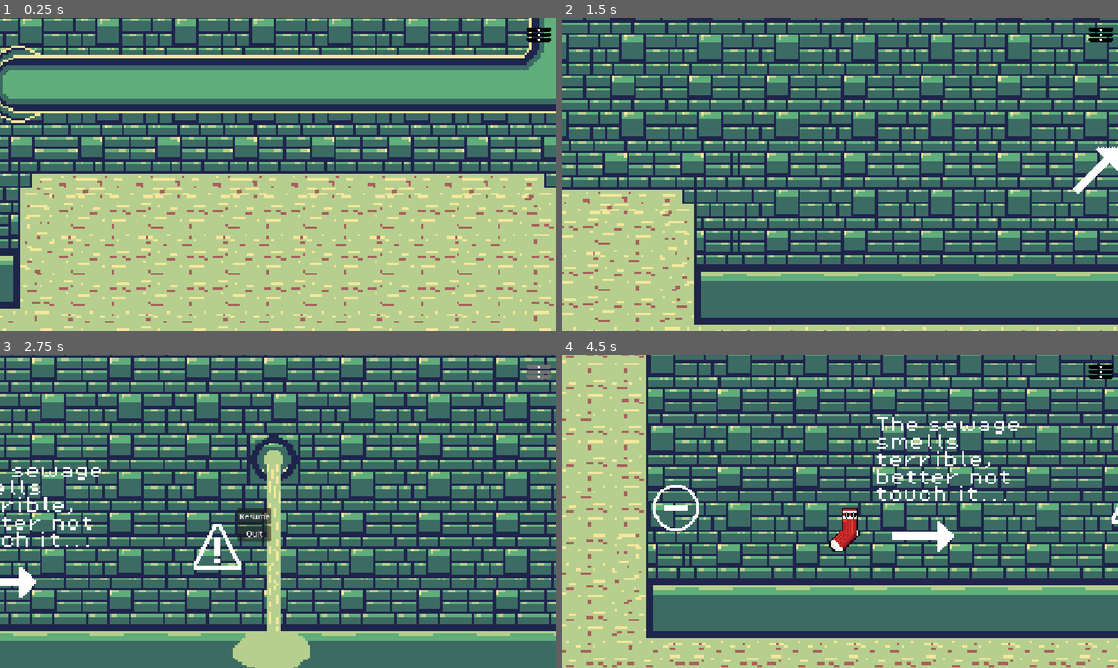
Above: before the commit, frames 1-4 (two rows, left to right).
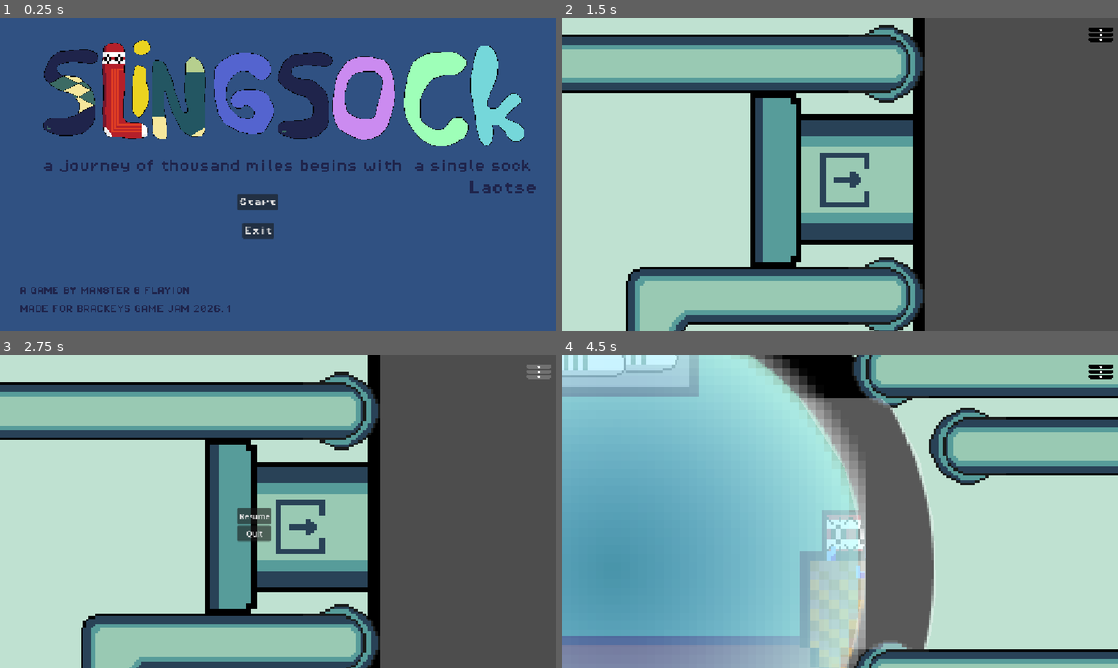
Above: after the commit, the same moments.

Repository: mps2209/slingsock
Game: Godot game, scene res://scenes/start_screen.tscn
Two runs of this game, one before a commit and one after it. Both use one fixed random seed, a clock stepped at 60 frames per second and the inputs below. Before the commit the project starts from res://scenes/Level2.tscn. Sound files missing from this copy of the repository are replaced by a short silence.
Inputs (mouse positions are in pixels of both pictures, inside the frame that each line leads up to):
- Up to frame 1 (0.25 s): no input
- Up to frame 2 (1.5 s): click (817, 202) at 0.5 s, where only the run after the commit has a clickable "Start"; click (1095, 318) at 1.25 s, where only the run after the commit has a clickable "Skip Intro"
- Up to frame 3 (2.75 s): click (539, 370) at 2 s
- Up to frame 4 (4.5 s): click "Resume" at 2.75 s; click (1101, 370) at 3.5 s; click "Resume" at 4.25 s

The runs differ from the first frame. In frame 1, 99% of the frame differs, in the area x 0-100%, y 0-100%; in frame 2, 100%; in frame 3, 100%; in frame 4, 100%.

Commit message:
reset start scene

Diff:
--- a/project.godot
+++ b/project.godot
@@ -15,7 +15,7 @@
 [application]
 
 config/name="Slingsock"
-run/main_scene="uid://g6p4nam1dpyq"
+run/main_scene="uid://01j64legloym"
 config/features=PackedStringArray("4.6", "Mobile")
 config/icon="res://icon.svg"
 
